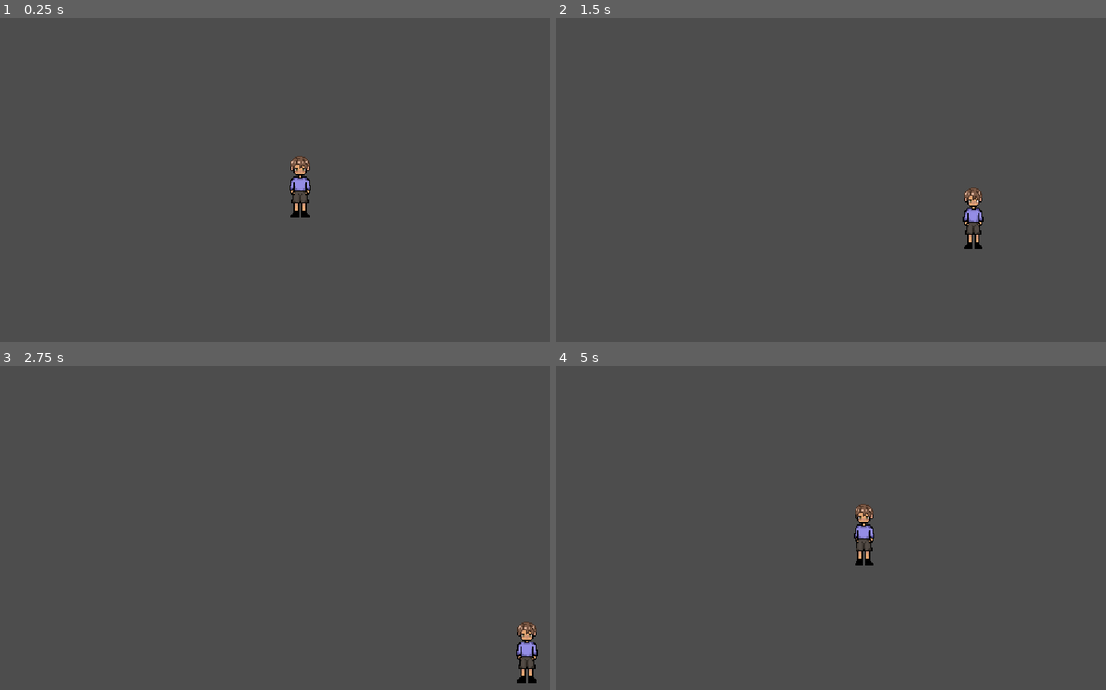
Above: before the commit, frames 1-4 (two rows, left to right).
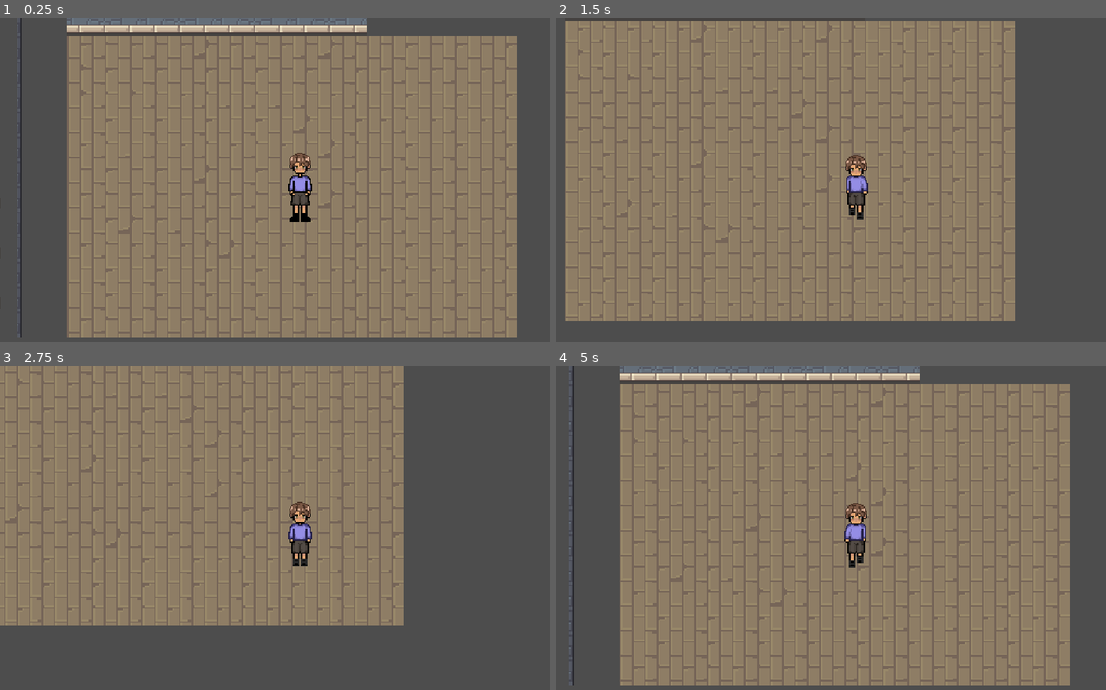
Above: after the commit, the same moments.

Repository: totallyastudentaccount/rpg
Game: Godot game, scene res://scene/main.tscn
Same seed, same stepped clock (60 frames per second), same inputs: the game is played once before the commit and once after it.
Inputs:
- Up to frame 1 (0.25 s): no input
- Up to frame 2 (1.5 s): tap Enter at 0.5 s; hold Right (ui_right) 0.53-1.28 s; hold Down (ui_down) from 1.28 s (still down)
- Up to frame 3 (2.75 s): release Down (ui_down) at 2.03 s; hold Right (ui_right) from 2.03 s (still down)
- Up to frame 4 (5 s): release Right (ui_right) at 2.78 s; hold Up (ui_up) 2.78-3.53 s; hold Left (ui_left) from 3.53 s (still down)

The runs differ from the first frame. In frame 1, 78% of the frame differs, in the area x 3-94%, y 0-99%; in frame 2, 76%; in frame 3, 59%; in frame 4, 79%, in the area x 2-94%, y 0-99%.

Commit message:
Added front walks and made camera move around

Diff:
--- a/scene/character_body_2d.gd
+++ b/scene/character_body_2d.gd
@@ -1,8 +1,8 @@
 extends CharacterBody2D
 
-@export var speed: float = 150.0
+@export var speed: float = 100.0
 
-#@onready var animated_sprite: AnimatedSprite2D = $AnimatedSprite2D
+@onready var animated_sprite: AnimatedSprite2D = $AnimatedSprite2D
 
 # Tracks the last directional facing state for idle animations
 var last_direction: String = "down"
@@ -17,7 +17,7 @@
 
 func update_animation(direction: Vector2) -> void:
 	if direction == Vector2.ZERO:
-		#animated_sprite.play("idle")
+		animated_sprite.play("idle")
 		return
 
 	if abs(direction.x) > abs(direction.y):
@@ -33,4 +33,4 @@
 		else:
 			last_direction = "up"
 
-	#animated_sprite.play("walk")
+	animated_sprite.play("front_walk")
--- a/scene/main.tscn
+++ b/scene/main.tscn
@@ -1,12 +1,17 @@
 [gd_scene format=3 uid="uid://cc7ts35cosrax"]
 
 [ext_resource type="PackedScene" uid="uid://bmm45q7qm0oxi" path="res://scene/player.tscn" id="1_itxqv"]
+[ext_resource type="PackedScene" uid="uid://c4e5dikws5en2" path="res://scene/house.tscn" id="1_v0l8b"]
 
 [node name="main" type="Node2D" unique_id=433232691]
 
+[node name="house" parent="." unique_id=1062916822 instance=ExtResource("1_v0l8b")]
+position = Vector2(-166, -69)
+scale = Vector2(2, 2)
+
 [node name="player" parent="." unique_id=933381913 instance=ExtResource("1_itxqv")]
-visible = true
-position = Vector2(116, 109)
+position = Vector2(548, 347)
+scale = Vector2(1.5, 1.5)
 
 [node name="Camera2D" type="Camera2D" parent="player" unique_id=497314742]
-zoom = Vector2(2, 2)
+zoom = Vector2(1.5, 1.5)
--- a/scene/player.tscn
+++ b/scene/player.tscn
@@ -2,6 +2,39 @@
 
 [ext_resource type="Script" uid="uid://c1fqk17jlwfjd" path="res://scene/character_body_2d.gd" id="1_fvtld"]
 [ext_resource type="Texture2D" uid="uid://iopbyukadm0l" path="res://assets/character/PC.png" id="1_hjaqi"]
+[ext_resource type="Texture2D" uid="uid://nv2mw1nr733a" path="res://assets/character/PC_front_walk.png" id="2_fvtld"]
+
+[sub_resource type="AtlasTexture" id="AtlasTexture_ct4mp"]
+atlas = ExtResource("2_fvtld")
+region = Rect2(0, 0, 64, 64)
+
+[sub_resource type="AtlasTexture" id="AtlasTexture_s4jxa"]
+atlas = ExtResource("2_fvtld")
+region = Rect2(64, 0, 64, 64)
+
+[sub_resource type="AtlasTexture" id="AtlasTexture_oh5ij"]
+atlas = ExtResource("2_fvtld")
+region = Rect2(128, 0, 64, 64)
+
+[sub_resource type="AtlasTexture" id="AtlasTexture_hp4bs"]
+atlas = ExtResource("2_fvtld")
+region = Rect2(192, 0, 64, 64)
+
+[sub_resource type="AtlasTexture" id="AtlasTexture_g2vtq"]
+atlas = ExtResource("2_fvtld")
+region = Rect2(256, 0, 64, 64)
+
+[sub_resource type="AtlasTexture" id="AtlasTexture_2fvbb"]
+atlas = ExtResource("2_fvtld")
+region = Rect2(320, 0, 64, 64)
+
+[sub_resource type="AtlasTexture" id="AtlasTexture_ml7e8"]
+atlas = ExtResource("2_fvtld")
+region = Rect2(384, 0, 64, 64)
+
+[sub_resource type="AtlasTexture" id="AtlasTexture_ihjo1"]
+atlas = ExtResource("2_fvtld")
+region = Rect2(448, 0, 64, 64)
 
 [sub_resource type="AtlasTexture" id="AtlasTexture_fvtld"]
 atlas = ExtResource("1_hjaqi")
@@ -11,27 +44,52 @@
 animations = [{
 "frames": [{
 "duration": 1.0,
+"texture": SubResource("AtlasTexture_ct4mp")
+}, {
+"duration": 1.0,
+"texture": SubResource("AtlasTexture_s4jxa")
+}, {
+"duration": 1.0,
+"texture": SubResource("AtlasTexture_oh5ij")
+}, {
+"duration": 1.0,
+"texture": SubResource("AtlasTexture_hp4bs")
+}, {
+"duration": 1.0,
+"texture": SubResource("AtlasTexture_g2vtq")
+}, {
+"duration": 1.0,
+"texture": SubResource("AtlasTexture_2fvbb")
+}, {
+"duration": 1.0,
+"texture": SubResource("AtlasTexture_ml7e8")
+}, {
+"duration": 1.0,
+"texture": SubResource("AtlasTexture_ihjo1")
+}],
+"loop": 1,
+"name": &"front_walk",
+"speed": 8.0
+}, {
+"frames": [{
+"duration": 1.0,
 "texture": SubResource("AtlasTexture_fvtld")
 }],
 "loop": 1,
-"name": &"default",
+"name": &"idle",
 "speed": 5.0
 }]
 
 [sub_resource type="CircleShape2D" id="CircleShape2D_bm3lg"]
 
-[node name="player" type="Node2D" unique_id=933381913]
-visible = false
-
-[node name="Node2D" type="Node2D" parent="." unique_id=1209717079]
-
-[node name="CharacterBody2D" type="CharacterBody2D" parent="Node2D" unique_id=782805993]
+[node name="player" type="CharacterBody2D" unique_id=782805993]
 script = ExtResource("1_fvtld")
 
-[node name="AnimatedSprite2D" type="AnimatedSprite2D" parent="Node2D/CharacterBody2D" unique_id=1402188898]
+[node name="AnimatedSprite2D" type="AnimatedSprite2D" parent="." unique_id=1402188898]
 sprite_frames = SubResource("SpriteFrames_wc7jt")
-frame_progress = 0.36285266
+animation = &"front_walk"
+frame_progress = 0.20533274
 
-[node name="CollisionShape2D" type="CollisionShape2D" parent="Node2D/CharacterBody2D" unique_id=1170305897]
+[node name="CollisionShape2D" type="CollisionShape2D" parent="." unique_id=1170305897]
 position = Vector2(1, 34)
 shape = SubResource("CircleShape2D_bm3lg")
Binary file added: assets/character/PC_front_walk.png
Not shown, added: assets/character/PC_front_walk.png.import
